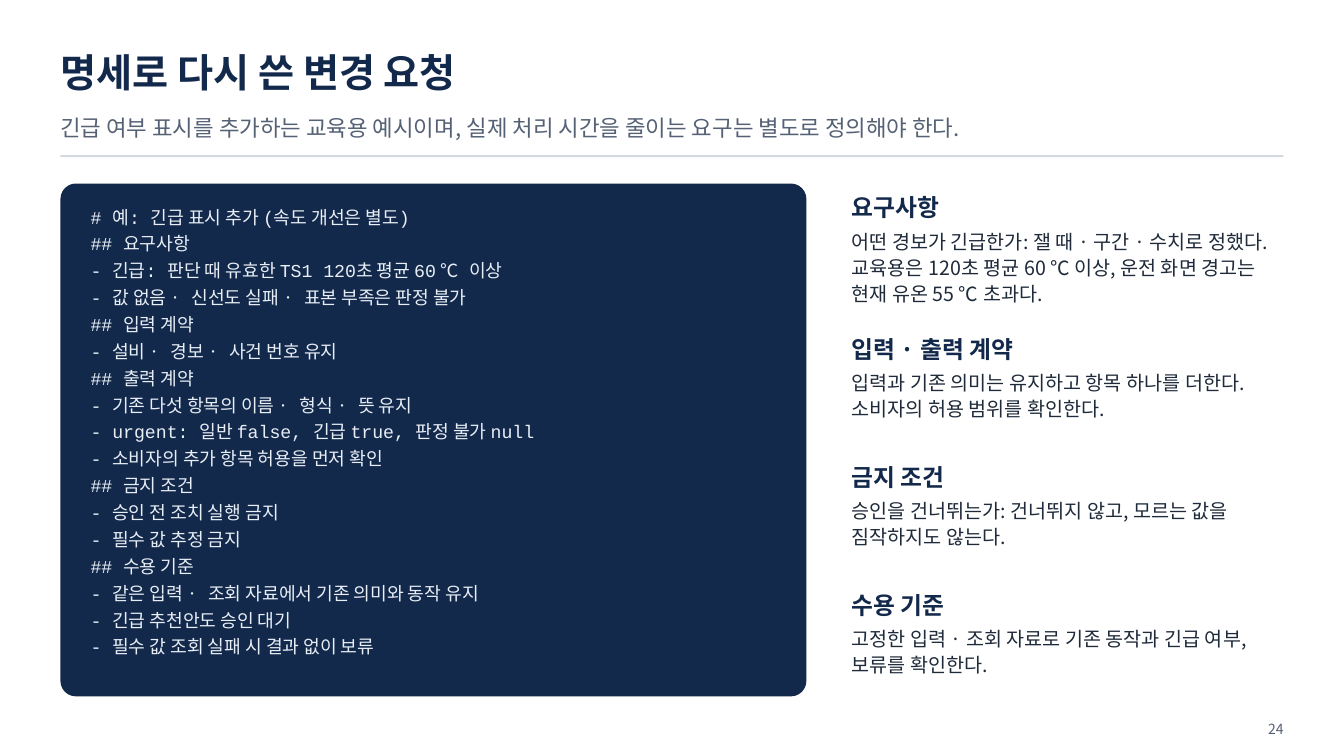
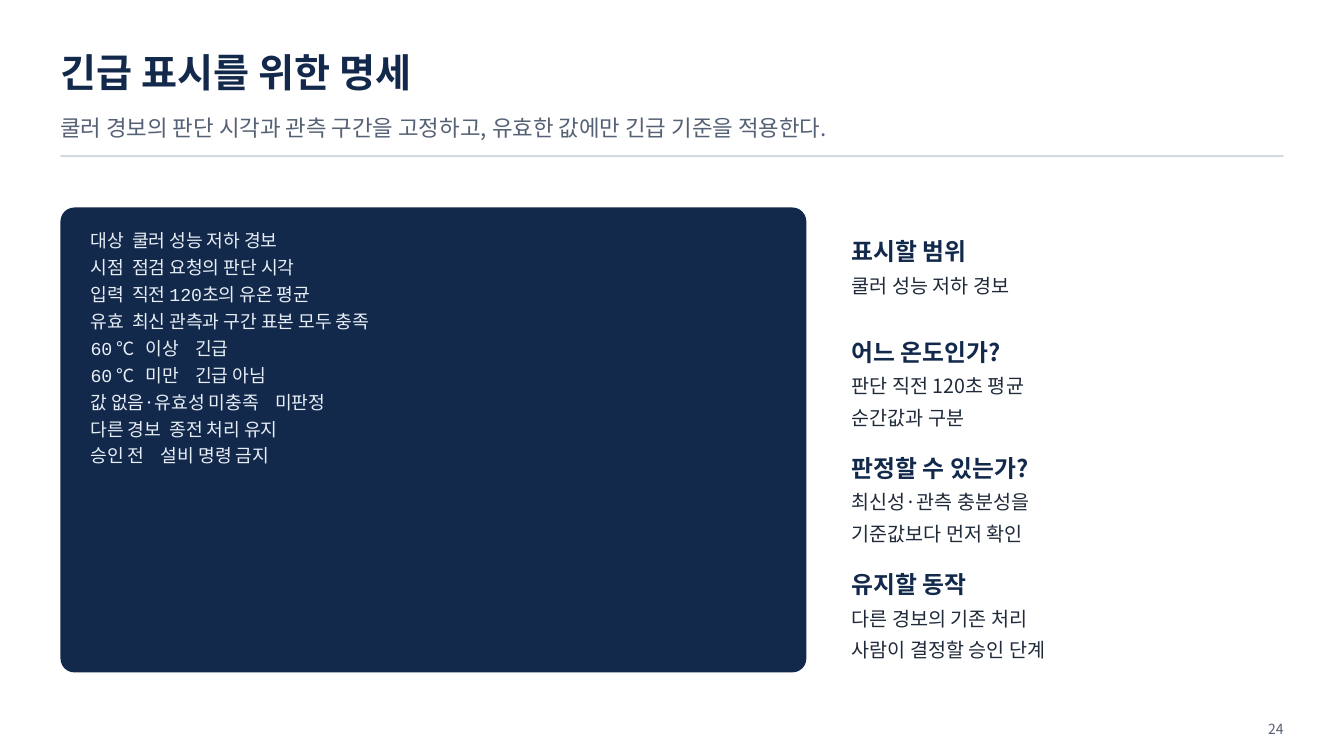
Before and after one commit to uengine-oss/hyd-iot-edu, a slide deck: slide 24 of workspace/강의제작/산출물/통합반/이론_오프라인/07회차/통합반_오프라인_07회차.pptx. Drawn at 1344x756 pixels with LibreOffice and Linux fonts; fonts in the diff are those of the drawing. Boxes give left, top, right and bottom in pixels: in the first picture for what was removed or moved away, otherwise in the second. Text is boxed around its words. In the diff, an @@ line names an element or a change of style, - is before the commit and + after.

Commit message:
통합반 7회차 현장 23~31장 변경 검증·업무 적용과 복습 확정

```diff
--- a/workspace/강의제작/산출물/통합반/이론_오프라인/07회차/통합반_오프라인_07회차.pptx
+++ b/workspace/강의제작/산출물/통합반/이론_오프라인/07회차/통합반_오프라인_07회차.pptx
@@ text at [60,54,411,91]: text changed @@
-명세로 다시 쓴 변경 요청
+긴급 표시를 위한 명세
@@ text at [60,117,827,140]: text changed @@
-긴급 여부 표시를 추가하는 교육용 예시이며, 실제 처리 시간을 줄이는 요구는 별도로 정의해야 한다.
+쿨러 경보의 판단 시각과 관측 구간을 고정하고, 유효한 값에만 긴급 기준을 적용한다.
@@ rounded rectangle: place and size @@
-rounded rectangle at [60,184,807,697]
+rounded rectangle at [60,208,807,673]
@@ text at [91,232,369,464]: text changed @@
-# 예: 긴급 표시 추가 (속도 개선은 별도)
-## 요구사항
-- 긴급: 판단 때 유효한 TS1 120초 평균 60 ℃ 이상
-- 값 없음 · 신선도 실패 · 표본 부족은 판정 불가
-## 입력 계약
-- 설비 · 경보 · 사건 번호 유지
-## 출력 계약
-- 기존 다섯 항목의 이름 · 형식 · 뜻 유지
-- urgent: 일반 false, 긴급 true, 판정 불가 null
-- 소비자의 추가 항목 허용을 먼저 확인
-## 금지 조건
-- 승인 전 조치 실행 금지
-- 필수 값 추정 금지
-## 수용 기준
-- 같은 입력 · 조회 자료에서 기존 의미와 동작 유지
-- 긴급 추천안도 승인 대기
-- 필수 값 조회 실패 시 결과 없이 보류
+대상 쿨러 성능 저하 경보
+시점 점검 요청의 판단 시각
+입력 직전 120초의 유온 평균
+유효 최신 관측과 구간 표본 모두 충족
+60 ℃ 이상 긴급
+60 ℃ 미만 긴급 아님
+값 없음·유효성 미충족 미판정
+다른 경보 종전 처리 유지
+승인 전 설비 명령 금지
@@ text at [852,240,1009,295]: text changed @@
-요구사항
-어떤 경보가 긴급한가: 잴 때 · 구간 · 수치로 정했다. 교육용은 120초 평균 60 ℃ 이상, 운전 화면 경고는 현재 유온 55 ℃ 초과다.
+표시할 범위
+쿨러 성능 저하 경보
@@ text at [852,341,1024,427]: text changed @@
-입력 · 출력 계약
-입력과 기존 의미는 유지하고 항목 하나를 더한다. 소비자의 허용 범위를 확인한다.
+어느 온도인가?
+판단 직전 120초 평균
+순간값과 구분
@@ text at [852,457,1029,543]: text changed @@
-금지 조건
-승인을 건너뛰는가: 건너뛰지 않고, 모르는 값을 짐작하지도 않는다.
+판정할 수 있는가?
+최신성·관측 충분성을
+기준값보다 먼저 확인
@@ text at [852,573,1045,659]: text changed @@
-수용 기준
-고정한 입력 · 조회 자료로 기존 동작과 긴급 여부, 보류를 확인한다.
+유지할 동작
+다른 경보의 기존 처리
+사람이 결정할 승인 단계
```
Also in this commit, not shown: 5 other slides changed, 3 slides added, 3 slides removed, 10 other files.
